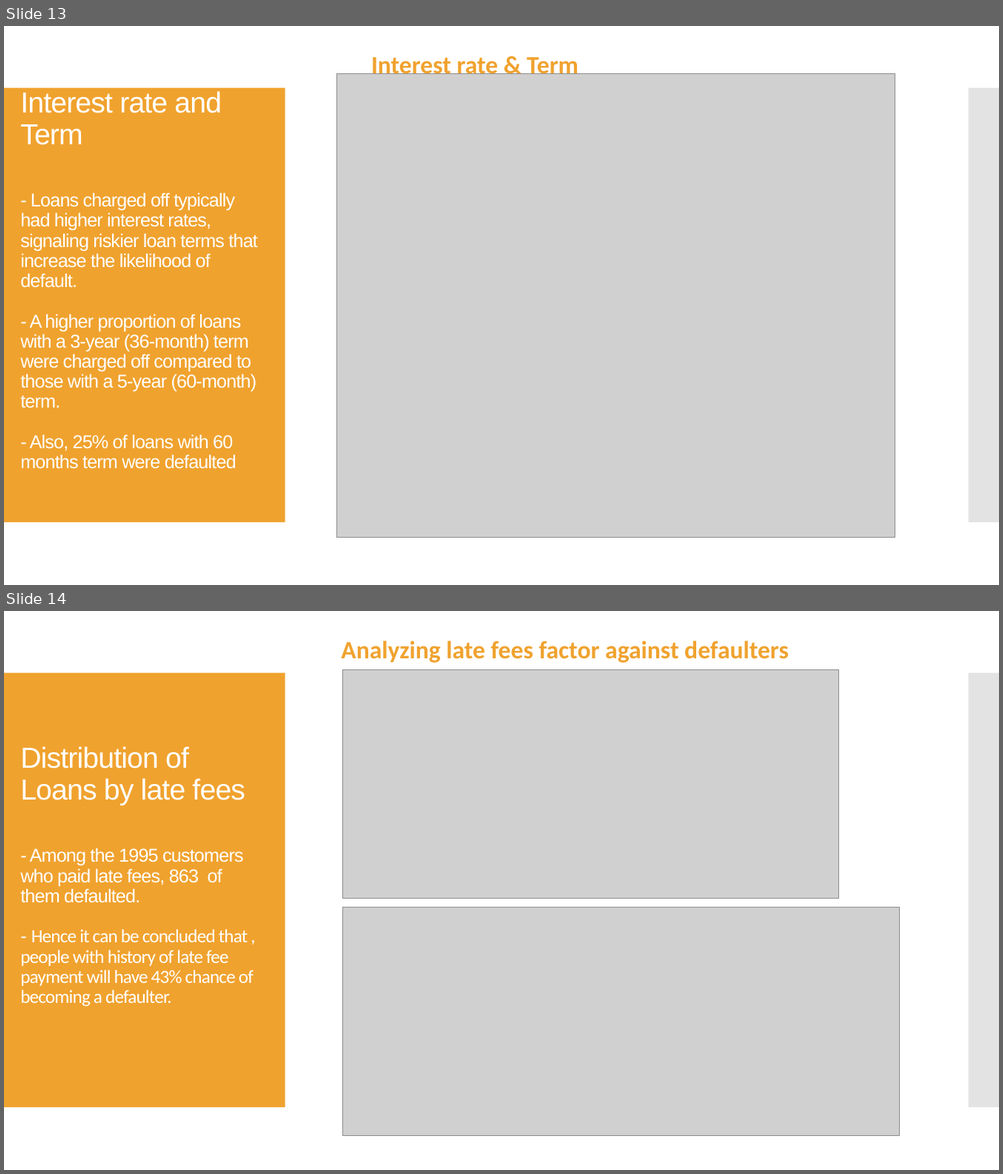
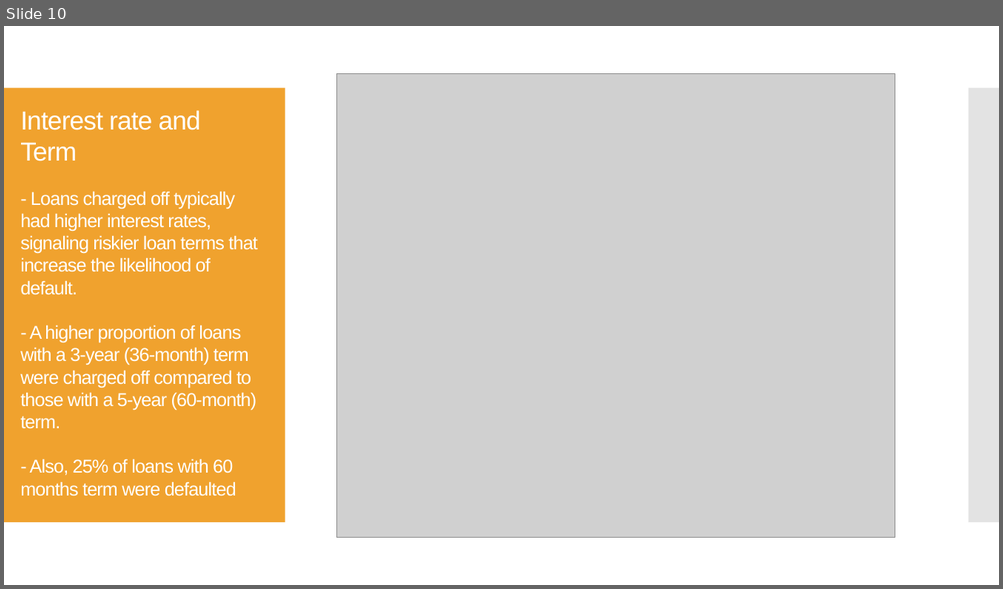
Before and after one commit to Rawoof821/LendingclubCaseStudy, a slide deck: Neha_Rawoof_LendingCaseStudy.pptx. Shown one above the other, each under a label of ours: slides 13 and 14 before the commit, slide 10 after it. The pictures are 1003x1174 and 1003x589 pixels, drawn with LibreOffice and Linux fonts; fonts in the diff are those of the drawing; grey boxes stand for pictures. Boxes give left, top, right and bottom in pixels: in the first picture for what was removed or moved away, otherwise in the second. Text is boxed around its words. In the diff, an @@ line names an element or a change of style, - is before the commit and + after.

```diff
--- a/Neha_Rawoof_LendingCaseStudy.pptx
+++ b/Neha_Rawoof_LendingCaseStudy.pptx
@@ slide 14 removed at <box>4,611,999,1170</box>, background #FFFFFF; not listed: 2 template elements that a slide beside it also shows @@
@@ text removed at <box>341,641,788,663</box> @@
-Analyzing late fees factor against defaulters
@@ picture removed at <box>343,670,838,899</box> @@
@@ title removed at <box>20,746,253,1007</box> @@
-Distribution of Loans by late fees
-- Among the 1995 customers who paid late fees, 863 of them defaulted.
-- Hence it can be concluded that , people with history of late fee payment will have 43% chance of becoming a defaulter.
@@ picture removed at <box>343,907,899,1136</box> @@
@@ what was slide 13 is now slide 10 @@
@@ slide 10 changed as well @@
@@ text removed at <box>371,53,578,79</box> @@
-Interest rate & Term
@@ title "Interest rate and Term - ..." at <box>20,110,258,497</box>: size 28 to 25.2 pt in "Interest rate and Term"; line spacing 0.9 to 1 @@
```
Also in this commit, not shown: 17 other slides changed, 1 slide added, 8 other slides removed.
